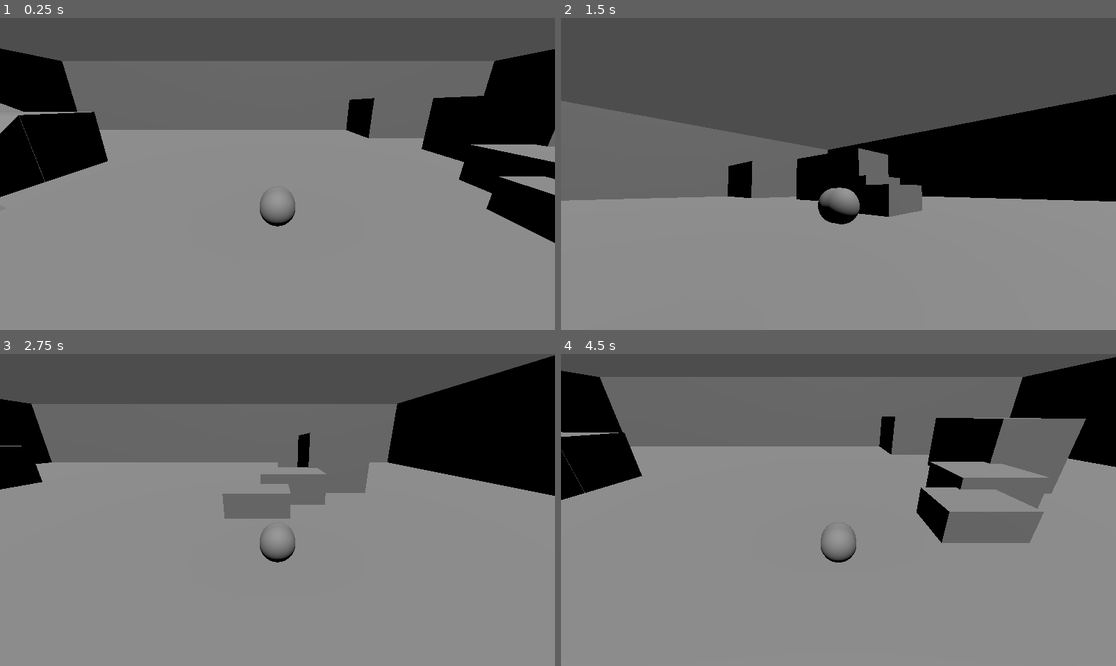
Above: before the commit, frames 1-4 (two rows, left to right).
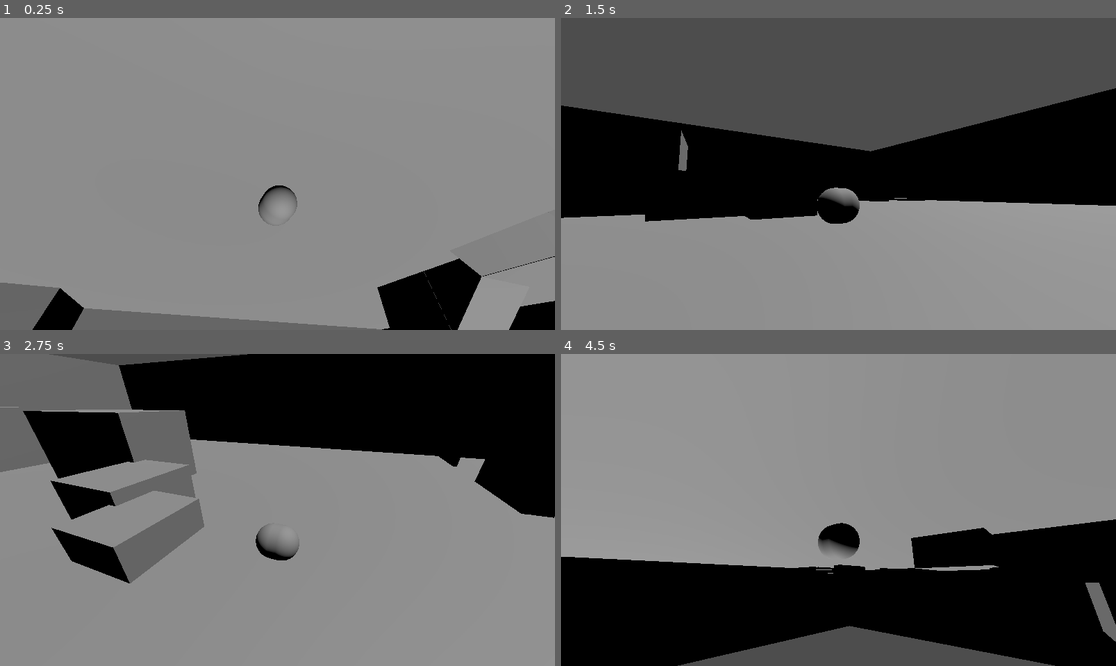
Above: after the commit, the same moments.

Repository: NoneApplicableGames/Project-Cryptid
Game: Godot game, scene res://Scenes/player_playground.tscn
Same seed, same stepped clock (60 frames per second), same inputs: the game is played once before the commit and once after it.
Inputs (mouse positions are in pixels of both pictures, inside the frame that each line leads up to):
- Up to frame 1 (0.25 s): no input
- Up to frame 2 (1.5 s): tap Enter at 0.5 s; move the mouse to (960, 158) at 0.52 s; hold D (move_right) 0.53-1.28 s; tap Down (camera_down) at 0.6 s; tap Left (camera_left) at 0.8, 1.35 s; move the mouse to (727, 189) at 1.27 s; hold S (move_down) from 1.28 s (still down)
- Up to frame 3 (2.75 s): tap Right (camera_right) at 1.55, 2.1 s; move the mouse to (333, 441) at 2.02 s; release S (move_down) at 2.03 s; hold D (move_right) from 2.03 s (still down); tap Up (camera_up) at 2.3 s
- Up to frame 4 (4.5 s): move the mouse to (810, 572) at 2.77 s; release D (move_right) at 2.78 s; hold W (move_up) 2.78-3.53 s; tap Up (camera_up) at 2.85 s; tap Down (camera_down) at 3.05, 3.6 s; tap Ctrl (camera_reset) at 3.5, 4.15 s; move the mouse to (1005, 556) at 3.52 s; hold A (move_left) from 3.53 s (still down); tap Left (camera_left) at 3.8, 4.35 s; move the mouse to (672, 463) at 4.27 s

The runs differ from the first frame. In frame 1, 51% of the frame differs, in the area x 0-100%, y 0-100%; in frame 2, 16%; in frame 3, 34%; in frame 4, 74%.

Commit message:
Update Camera Controller
-Started taking mouse input

Diff:
--- a/Scripts/Player_Camera_Controller.gd
+++ b/Scripts/Player_Camera_Controller.gd
@@ -17,29 +17,64 @@
 func _physics_process(delta) -> void:
 
 	#We want to rotate the camera around the player to keep the roatation consistent
-	var camera_input : Vector2 = Input.get_vector("camera_up", "camera_down", "camera_left", "camera_right")
+
+	#Get mouse input.
+	var mouse_input : Vector2= get_viewport().get_mouse_position()
+
+	#mouse input is vector 2, need to convert to vector 3 for panning the camera
+
+	self.create_tween()
+
+	self.rotation= Vector3(mouse_input.x, mouse_input.y, 0.0)
+
+
+	#reset the camera's position to behind the player
+	if Input.is_action_just_pressed("camera_reset"):
+		self.rotation = Vector3(0,0,0)
+
+	#pass placeholder to prevent errors
+	pass
+
+
+
+
+
+
+
+
+
+
+
+
+
+
+
+
+
+
+
 
 	#convert to vector 3, as Node3D.rotate_object_local requires vector3 parameter
 
-	var camera_vector := Vector3(camera_input.x, camera_input.y, 0.0)
+	#var camera_vector := Vector3(camera_input.x, camera_input.y, 0.0)
 
 	# Checking the vector != before rotating reduces errors in debugging.
 	#for some reason godot takes issue with this implmenetation of camera movement
 	#even though it gets an intentional result.
 
-	if camera_vector != Vector3.ZERO:
+	#if camera_vector != Vector3.ZERO:
 
-		print(self.rotation_degrees)
+		#print(self.rotation_degrees)
 
 		#lock camera from going above a certain threshold and looping around the character
-		if %CameraArm.rotation_degrees.x >= camera_x_lock_max:
-			%CameraArm.rotate(camera_vector, camera_pan_speed)
+		#if %CameraArm.rotation_degrees.x >= camera_x_lock_max:
+			#%CameraArm.rotate(camera_vector, camera_pan_speed)
 
 
 
 	#allow player to reset camera to behind sal if its screwed up too much
-	if Input.is_action_just_pressed("camera_reset"):
+	#if Input.is_action_just_pressed("camera_reset"):
 		#temp solution. setting x roation to player rotation should always mean the
 		#camera is behind sal for now.
 
-		self.rotation= Vector3(self.rotation.x,0,0)
+		#self.rotation= Vector3(self.rotation.x,0,0)
